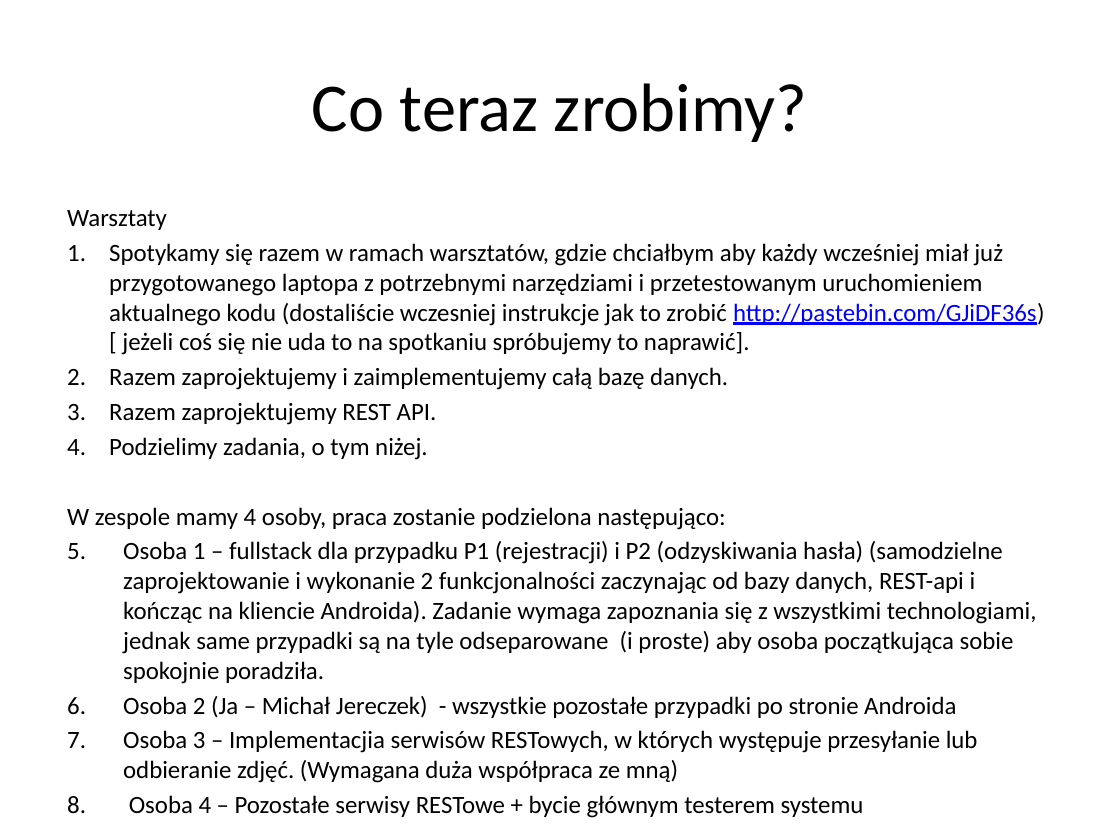
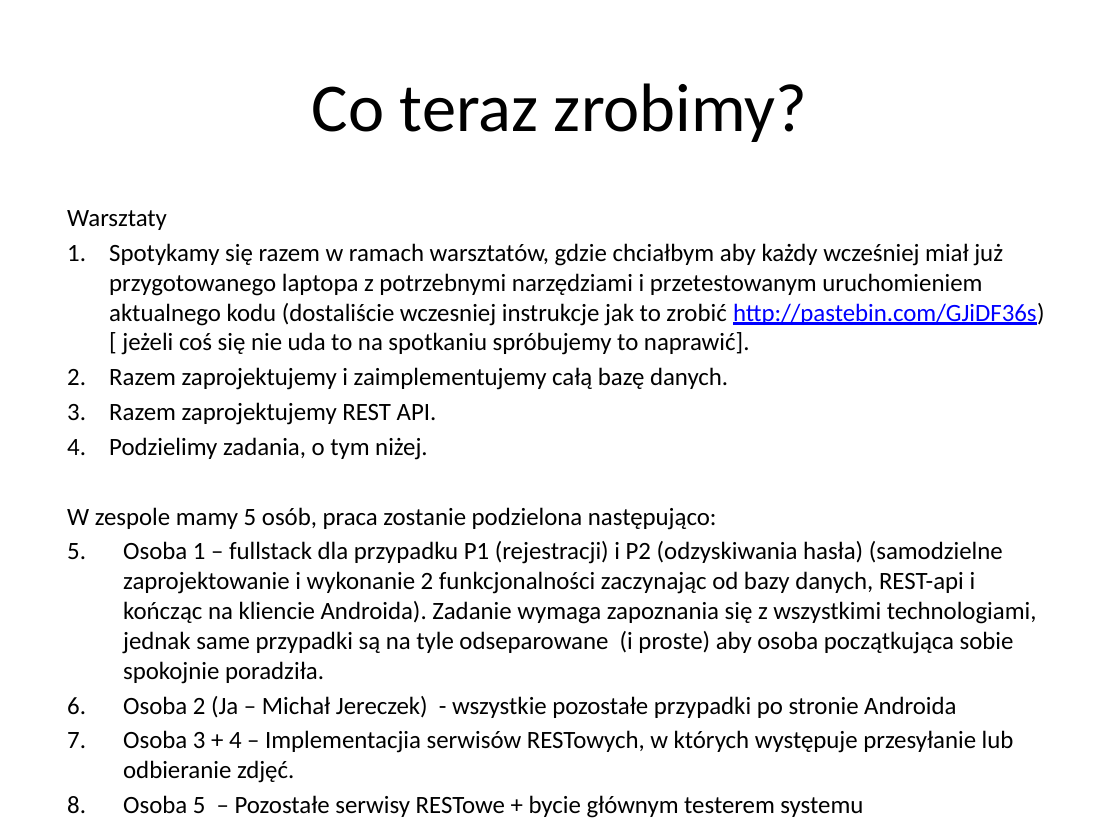
Before and after one commit to Antah/Projekt-zespolowy, a slide deck: slide 13 of Dokumentacja/Prototyp interfejsu/CosplayBook.pptx. Drawn at 1120x840 pixels with LibreOffice and Linux fonts; fonts in the diff are those of the drawing. Boxes give left, top, right and bottom in pixels: in the first picture for what was removed or moved away, otherwise in the second. Text is boxed around its words. In the diff, an @@ line names an element or a change of style, - is before the commit and + after.

```diff
--- a/Dokumentacja/Prototyp interfejsu/CosplayBook.pptx
+++ b/Dokumentacja/Prototyp interfejsu/CosplayBook.pptx
@@ text at bbox=[67, 507, 717, 530]: text changed @@
-W zespole mamy 4 osoby, praca zostanie podzielona następująco:
+W zespole mamy 5 osób, praca zostanie podzielona następująco:
@@ text at bbox=[123, 730, 1014, 818]: text changed @@
-3. Osoba 3 – Implementacjia serwisów RESTowych, w których występuje przesyłanie lub odbieranie zdjęć. (Wymagana duża współpraca ze mną)
-4. Osoba 4 – Pozostałe serwisy RESTowe + bycie głównym testerem systemu
+3. Osoba 3 + 4 – Implementacjia serwisów RESTowych, w których występuje przesyłanie lub odbieranie zdjęć.
+4. Osoba 5 – Pozostałe serwisy RESTowe + bycie głównym testerem systemu
```
Also in this commit, not shown: 1 other file.
